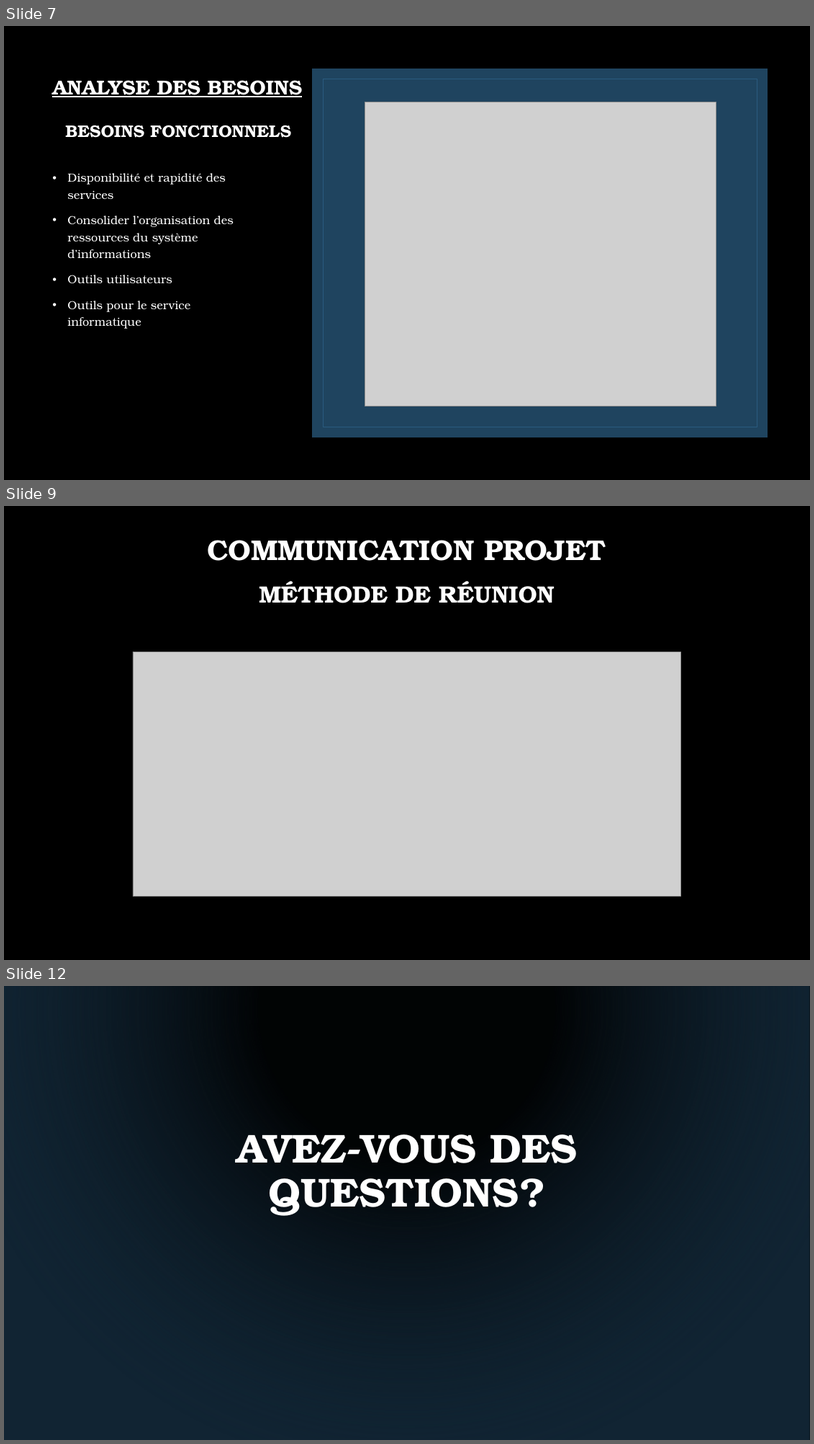
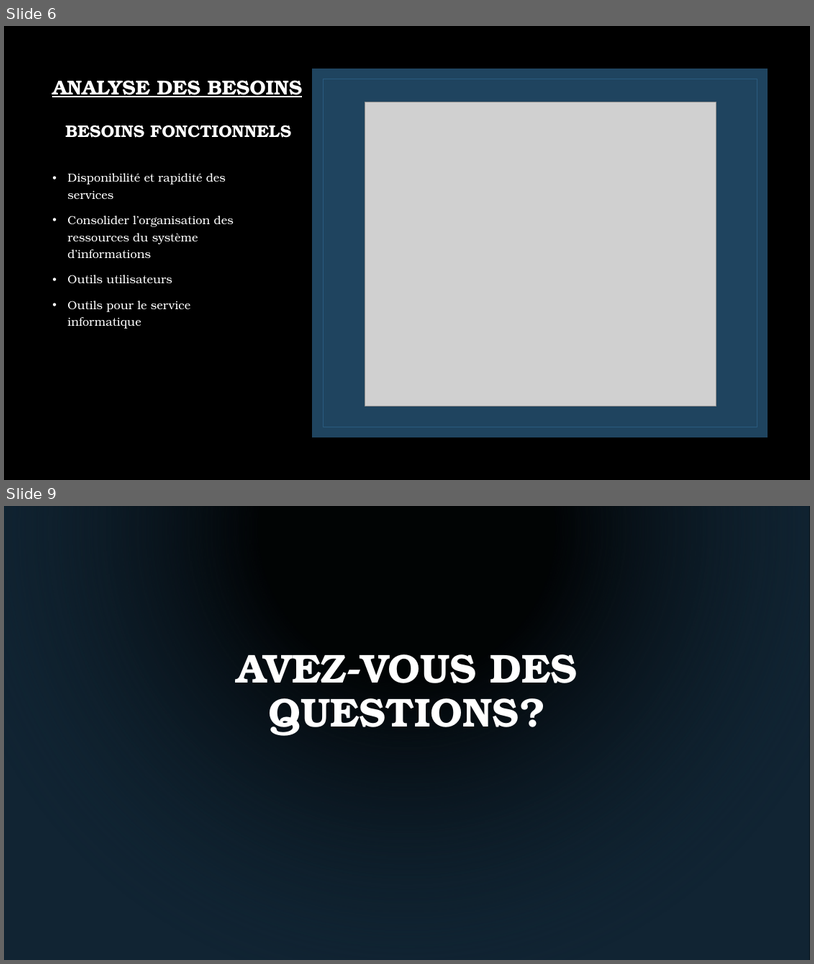
Before and after one commit to TheSunnyBoy93/3rdyear-ELSAJI-PA, a slide deck: Etapes/ESGI PA FINALE GroupeMyGes9.pptx. Shown one above the other, each under a label of ours: slides 7, 9 and 12 before the commit, slides 6 and 9 after it; the slides between them are not shown. The pictures are 814x1444 and 814x964 pixels, drawn with LibreOffice and Linux fonts; fonts in the diff are those of the drawing; grey boxes stand for pictures; background and template pictures are left out. Boxes give left, top, right and bottom in pixels: in the first picture for what was removed or moved away, otherwise in the second. Text is boxed around its words. In the diff, an @@ line names an element or a change of style, - is before the commit and + after.

```diff
--- a/Etapes/ESGI PA FINALE GroupeMyGes9.pptx
+++ b/Etapes/ESGI PA FINALE GroupeMyGes9.pptx
@@ slide 9 removed at (4, 506, 810, 960), background picture (left out) @@
@@ text removed at (207, 540, 607, 561) @@
-COMMUNICATION PROJET
@@ text removed at (259, 581, 555, 603) @@
-MÉTHODE DE RÉUNION
@@ picture removed at (133, 651, 681, 896) @@
@@ what was slide 7 is now slide 6 @@
@@ what was slide 12 is now slide 9 @@
```
Also in this commit, not shown: 2 slides changed, 1 slide added, 3 other slides removed, 3 other files.
